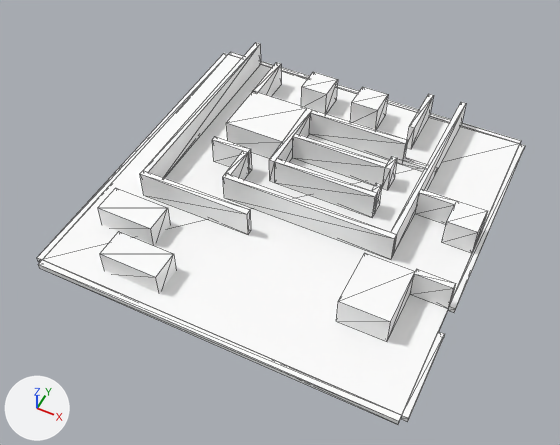
The OBJ model Assets/Meshes/Lab.obj, before and after one commit.
Camera for both pictures: a 50 mm camera at (37.9, -82.2, 95.4) aimed at (-0.5, -5.5, -0.5). Every picture has the same lights, and +X, +Y and +Z are marked at lower left. The picture after the commit comes second. Mesh edges are drawn as thin lines. Where no turn or scale is listed for an object, it has been applied to the vertices. Vertices at exactly the same position are counted once.

Objects in the first picture: 'Lab'.
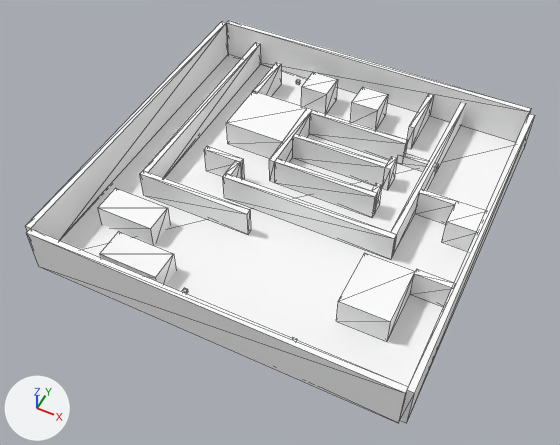
Changed parts and their boxes [x1, y1, x2, y2] in the pictures (560 x 445 px; the box of a moved part takes in the faces that stretch with it):
'Lab', reshaped
    before: [37, 42, 525, 425]
    after: [26, 20, 535, 423]
part 1 of me_lab, added
    after: [226, 20, 531, 143]
part 2 of me_lab, added
    after: [27, 228, 408, 423]
part 3 of me_lab, added
    after: [26, 21, 228, 240]
part 4 of me_lab, added
    after: [400, 114, 535, 423]
part 5 of me_lab, moved or reshaped
    before: [212, 137, 252, 173]
    after: [204, 146, 244, 179]
part 6 of me_lab, deleted
    before: [38, 260, 402, 425]
part 7 of me_lab, deleted
    before: [37, 53, 228, 262]
part 8 of me_lab, deleted
    before: [448, 144, 525, 312]
part 9 of me_lab, deleted
    before: [229, 52, 521, 144]
part 10 of me_lab, deleted
    before: [401, 332, 445, 422]
part 11 of me_lab, moved or reshaped
    before: [397, 157, 438, 174]
    after: [397, 153, 438, 174]
part 12 of me_lab, moved or reshaped
    before: [226, 151, 249, 180]
    after: [226, 160, 242, 178]

Edits to the bpy script that builds the scene:
```text
Change me_lab:
    used by ob_lab; location = (0.0, 0.0, 0.0)
    verts and faces of me_lab; kept vertices keep their numbers, new ones are numbered from 238
    before: 160 (12.0, 15.5, 1.5) at pixel (397, 158), 161 (19.0, 15.5, 1.5) at pixel (435, 171), 162 (12.0, 16.5, 1.5), 163 (19.0, 16.5, 1.5) at pixel (437, 167)
    before: 178 (-11.0, 1.5, 5.5) at pixel (242, 150), 179 (-10.0, 1.5, 5.5) at pixel (248, 152), 180 (-11.0, 1.5, 0.5), 181 (-10.0, 1.5, 0.5) at pixel (248, 173)
    remove me_lab.from_pydata(...)  # 238 vertices, 360 faces; spans x -31.0..31.0, y -31.0..31.0, z -0.5..5.5
    add me_lab.from_pydata(...)  # 272 vertices, 408 faces; spans x -31.0..31.0, y -31.0..31.0, z -0.5..8.0
    me_lab part 1: a new loose piece, a box spanning x -30.0..30.0, y 30.0..31.0, z 0.0..8.0, in mat_default (white #ffffff)
    me_lab part 2: a new loose piece, a box spanning x -30.0..30.0, y -31.0..-30.0, z 0.0..8.0, in mat_default (white #ffffff)
    me_lab part 3: a new loose piece, a box spanning x -31.0..-30.0, y -30.0..30.0, z 0.0..8.0, in mat_default (white #ffffff)
    me_lab part 4: a new loose piece, a box spanning x 30.0..31.0, y -30.5..29.5, z 0.0..8.0, in mat_default (white #ffffff)
    me_lab part 5: the loose piece of 8 vertices spanning x -17.0..-10.0, y 1.5..2.5, z 0.5..5.5 is moved by (0.0, -2.7, 0.0)
    me_lab part 6: the loose piece of 8 vertices spanning x -30.0..30.0, y -31.0..-30.0, z -0.5..0.5 is deleted
    me_lab part 7: the loose piece of 8 vertices spanning x -31.0..-30.0, y -30.0..30.0, z -0.5..0.5 is deleted
    me_lab part 8: the loose piece of 8 vertices spanning x 30.0..31.0, y -10.0..30.0, z -0.5..0.5 is deleted
    me_lab part 9: the loose piece of 8 vertices spanning x -30.0..30.0, y 30.0..31.0, z -0.5..0.5 is deleted
    me_lab part 10
    6 vertices are removed from x 30.0..31.0, y -30.0..-15.0, z -0.5..0.5
    12 faces are deleted
    me_lab part 11
    add for i in [*range(160, 164)]: verts[i] += (0.0, 0.0, 1.0)
    me_lab part 12
    add verts[178] = (-11.0, -1.1, 5.5)  # moved, pixel (235, 160)
    add verts[180] = (-11.0, -1.1, 0.5)  # moved
    add verts[179] = (-10.0, -1.0, 5.5)  # moved, pixel (240, 161)
    add verts[181] = (-10.0, -1.0, 0.5)  # moved
    other edits to the shape of me_lab do not show in these pictures
```
